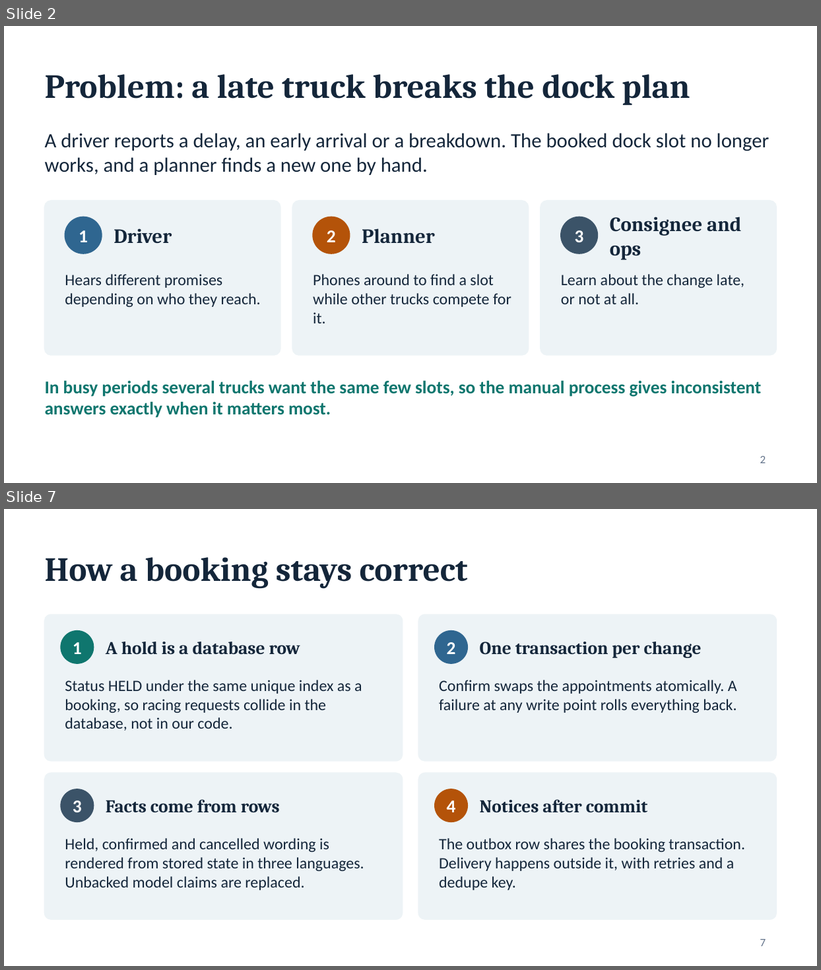
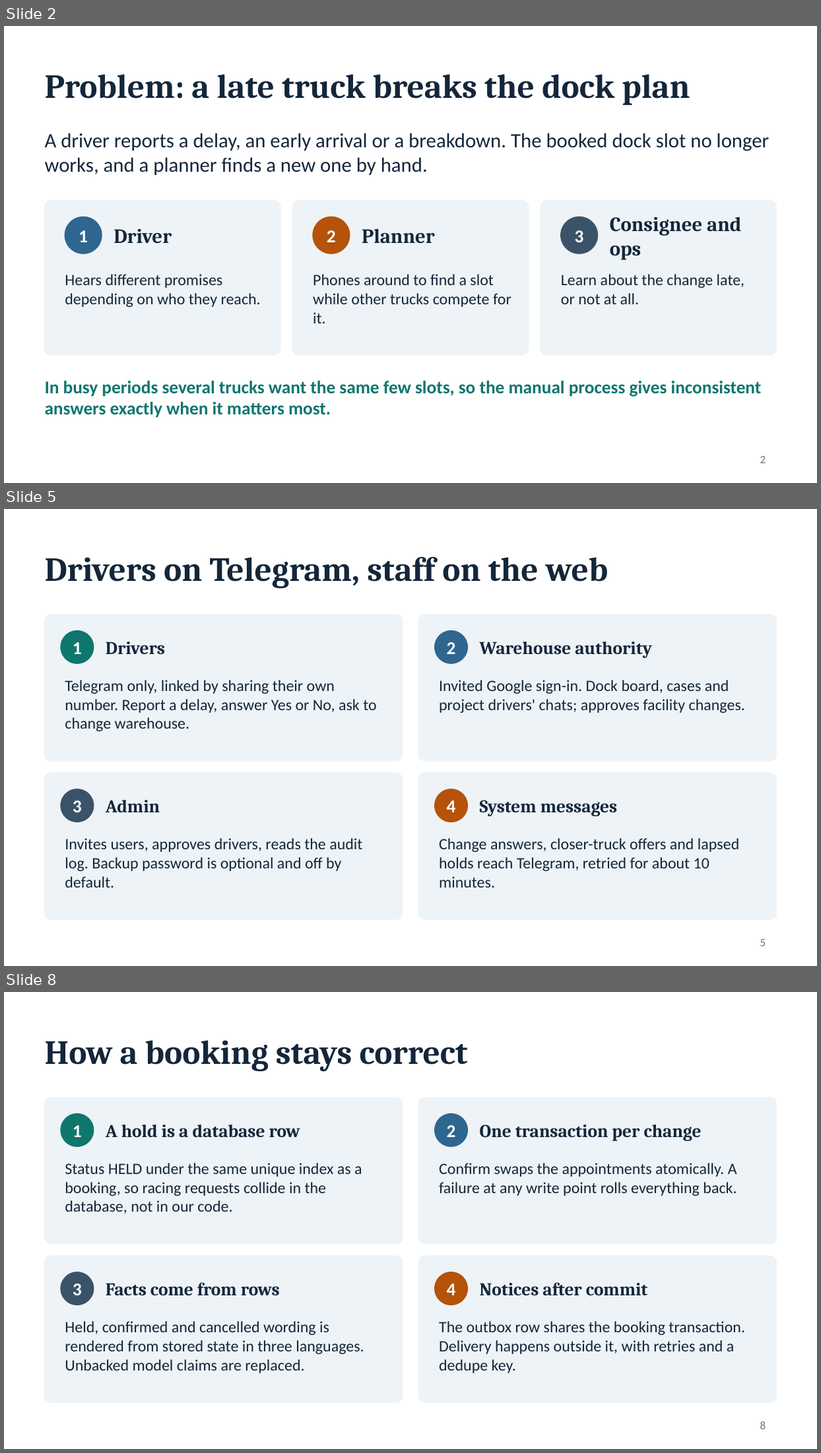
Before and after one commit to vijay-inner-compass/SetuHaul_Rescheduling_Service, a slide deck: docs/SetuHaul-demo.pptx. Shown one above the other, each under a label of ours: slides 2 and 7 before the commit, slides 2, 5 and 8 after it; the slides between them are not shown. The pictures are 821x970 and 821x1453 pixels, drawn with LibreOffice and Linux fonts; fonts in the diff are those of the drawing. Boxes give left, top, right and bottom in pixels: in the first picture for what was removed or moved away, otherwise in the second. Text is boxed around its words. In the diff, an @@ line names an element or a change of style, - is before the commit and + after.

```diff
--- a/docs/SetuHaul-demo.pptx
+++ b/docs/SetuHaul-demo.pptx
@@ slide 5 added at (x1=4, y1=509, x2=817, y2=966), background #FFFFFF @@
@@ text added at (x1=45, y1=557, x2=608, y2=589), 30 pt, text #14263A, bold @@
+Drivers on Telegram, staff on the web
@@ rounded rectangle added at (x1=45, y1=615, x2=403, y2=761), fill #EDF3F6, outline #EDF3F6 1 pt @@
@@ rounded rectangle added at (x1=418, y1=615, x2=776, y2=761), fill #EDF3F6, outline #EDF3F6 1 pt @@
@@ ellipse added at (x1=61, y1=631, x2=94, y2=663), fill #0F766E, outline #0F766E 1 pt @@
@@ text added at (x1=73, y1=642, x2=82, y2=654), 16 pt, text #FFFFFF, bold @@
+1
@@ text added at (x1=106, y1=642, x2=165, y2=655), 16 pt, text #14263A, bold @@
+Drivers
@@ ellipse added at (x1=435, y1=631, x2=467, y2=663), fill #2F6690, outline #2F6690 1 pt @@
@@ text added at (x1=447, y1=642, x2=456, y2=654), 16 pt, text #FFFFFF, bold @@
+2
@@ text added at (x1=480, y1=642, x2=652, y2=658), 16 pt, text #14263A, bold @@
+Warehouse authority
@@ text added at (x1=65, y1=680, x2=376, y2=731), 14 pt, text #14263A @@
+Telegram only, linked by sharing their own number. Report a delay, answer Yes or No, ask to change warehouse.
@@ text added at (x1=439, y1=680, x2=745, y2=713), 14 pt, text #14263A @@
+Invited Google sign-in. Dock board, cases and project drivers' chats; approves facility changes.
@@ rounded rectangle added at (x1=45, y1=773, x2=403, y2=920), fill #EDF3F6, outline #EDF3F6 1 pt @@
@@ rounded rectangle added at (x1=418, y1=773, x2=776, y2=920), fill #EDF3F6, outline #EDF3F6 1 pt @@
@@ ellipse added at (x1=61, y1=789, x2=94, y2=822), fill #3B5368, outline #3B5368 1 pt @@
@@ text added at (x1=73, y1=801, x2=82, y2=813), 16 pt, text #FFFFFF, bold @@
+3
@@ text added at (x1=106, y1=800, x2=160, y2=813), 16 pt, text #14263A, bold @@
+Admin
@@ ellipse added at (x1=435, y1=789, x2=467, y2=822), fill #B45309, outline #B45309 1 pt @@
@@ text added at (x1=447, y1=801, x2=456, y2=813), 16 pt, text #FFFFFF, bold @@
+4
@@ text added at (x1=480, y1=800, x2=618, y2=817), 16 pt, text #14263A, bold @@
+System messages
@@ text added at (x1=65, y1=838, x2=362, y2=888), 14 pt, text #14263A @@
+Invites users, approves drivers, reads the audit log. Backup password is optional and off by default.
@@ text added at (x1=439, y1=838, x2=739, y2=888), 14 pt, text #14263A @@
+Change answers, closer-truck offers and lapsed holds reach Telegram, retried for about 10 minutes.
@@ page number added at (x1=760, y1=939, x2=766, y2=947), 10 pt, text #64748B @@
+5
@@ what was slide 7 is now slide 8 @@
@@ page number at (x1=760, y1=1422, x2=766, y2=1430): text changed @@
-7
+8
```
Also in this commit, not shown: 12 slides changed, 1 other slide added, 1 other file.
